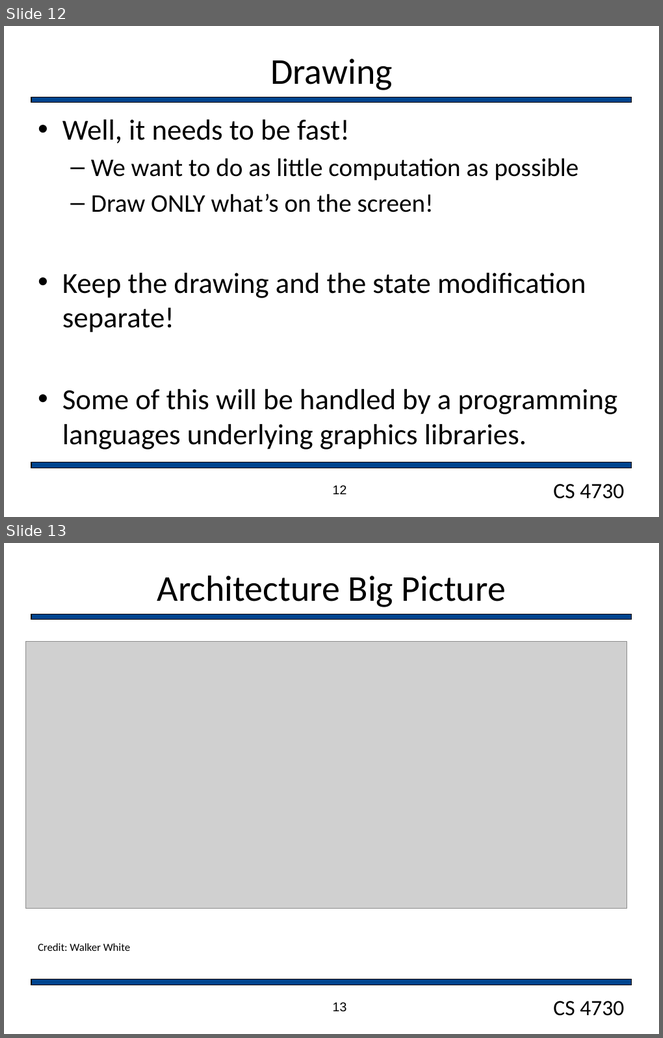
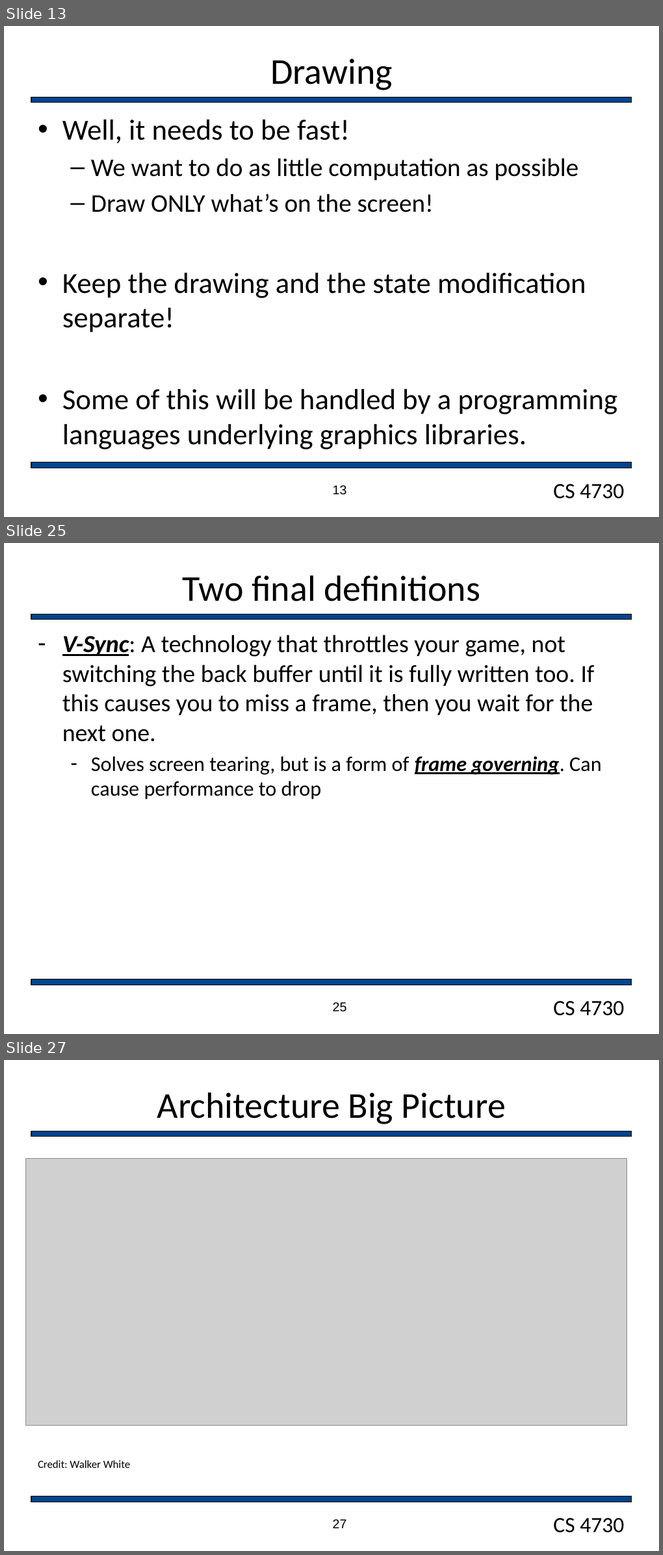
Before and after one commit to markfloryan/gamedesign, a slide deck: slides/GameArchitecture.pptx. Shown one above the other, each under a label of ours: slides 12 and 13 before the commit, slides 13, 25 and 27 after it; the slides between them are not shown. The pictures are 663x1038 and 663x1555 pixels, drawn with LibreOffice and Linux fonts; fonts in the diff are those of the drawing; grey boxes stand for pictures; background and template pictures are left out. Boxes give left, top, right and bottom in pixels: in the first picture for what was removed or moved away, otherwise in the second. Text is boxed around its words. In the diff, an @@ line names an element or a change of style, - is before the commit and + after.

Commit message:
new game loop slides. Announcements

```diff
--- a/slides/GameArchitecture.pptx
+++ b/slides/GameArchitecture.pptx
@@ slide 25 added at [4, 543, 659, 1034], background #FFFFFF; not listed: 3 template elements that a slide beside it also shows @@
@@ title added at [183, 575, 481, 601], 40 pt, text #000000 @@
+Two final definitions
@@ text added at [62, 635, 601, 800], 27 pt, text #000000 @@
+– V-Sync: A technology that throttles your game, not switching the back buffer until it is fully written too. If this causes you to miss a frame, then you wait for the next one.
+  – Solves screen tearing, but is a form of frame governing. Can cause performance to drop
@@ page number added at [333, 1003, 347, 1012], 14 pt, text #000000 @@
+25
@@ what was slide 12 is now slide 13 @@
@@ page number at [333, 486, 347, 495]: text changed @@
-12
+13
@@ what was slide 13 is now slide 27 @@
@@ page number at [333, 1520, 347, 1529]: text changed @@
-13
+27
```
Also in this commit, not shown: 7 slides changed, 13 other slides added, 3 other files.
